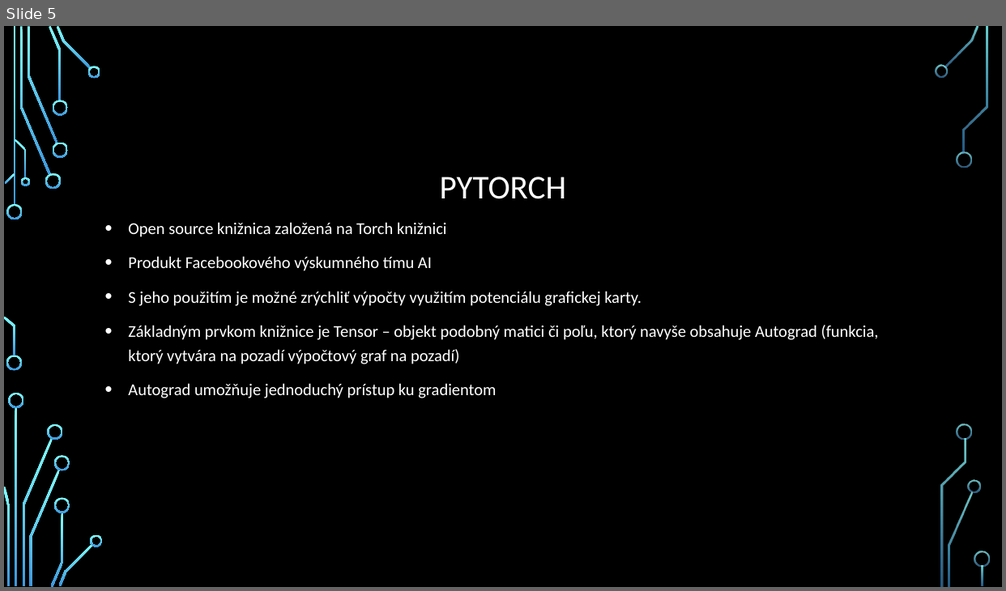
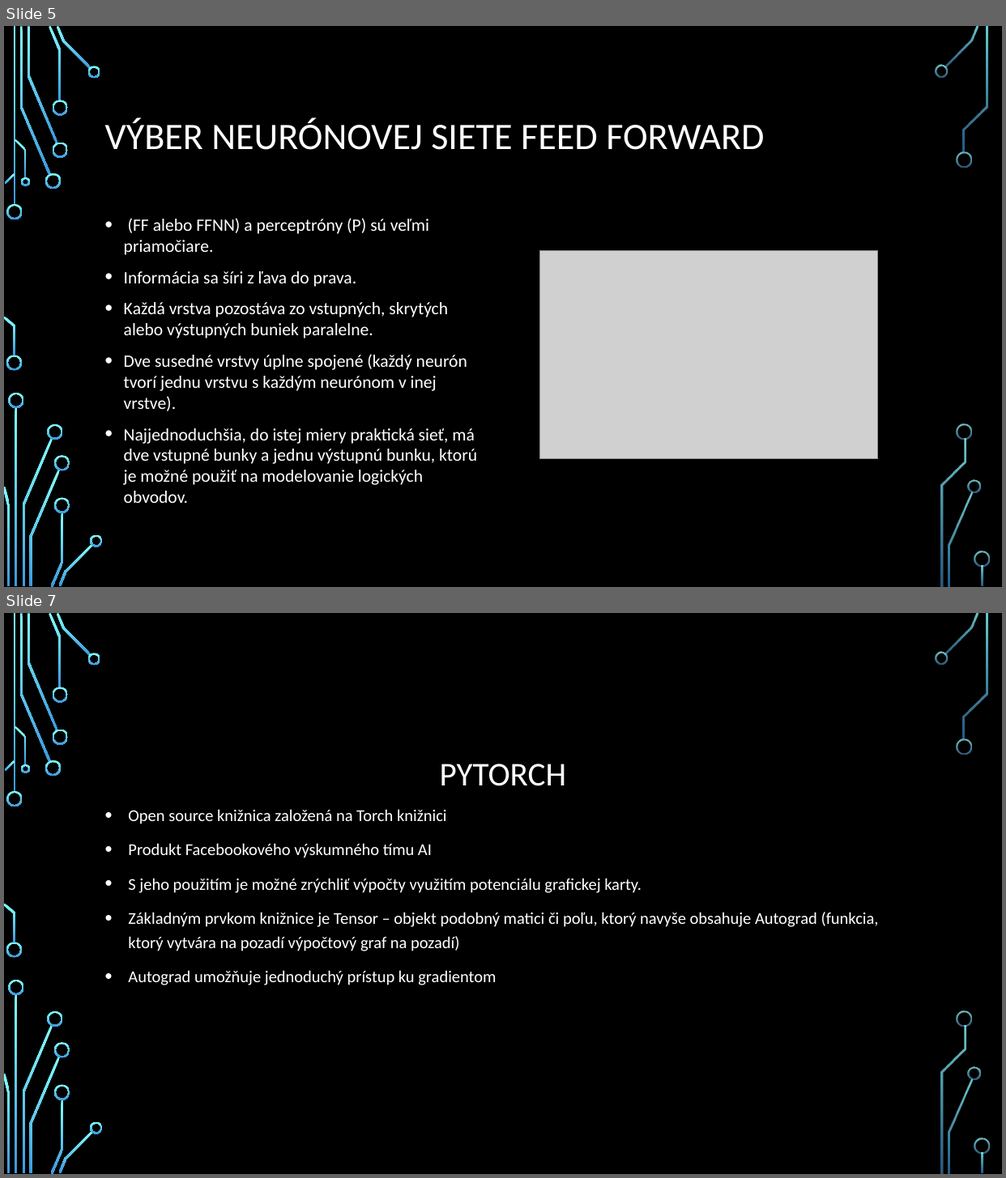
Before and after one commit to livi83/MNIST, a slide deck: prezentacia.pptx. Shown one above the other, each under a label of ours: slide 5 before the commit, slides 5 and 7 after it; the slides between them are not shown. The pictures are 1006x591 and 1006x1178 pixels, drawn with LibreOffice and Linux fonts; fonts in the diff are those of the drawing; grey boxes stand for pictures; background and template pictures are left out. Boxes give left, top, right and bottom in pixels: in the first picture for what was removed or moved away, otherwise in the second. Text is boxed around its words. In the diff, an @@ line names an element or a change of style, - is before the commit and + after.

```diff
--- a/prezentacia.pptx
+++ b/prezentacia.pptx
@@ slide 5 added at [4,26,1002,587], background picture (left out); not listed: 36 template elements that a slide beside it also shows @@
@@ title added at [105,118,764,150], 36 pt, text #FFFFFF @@
+VÝBER NEURÓNOVEJ SIETE FEED FORWARD
@@ text added at [124,218,477,503], 16.8 pt, text #FFFFFF @@
+• (FF alebo FFNN) a perceptróny (P) sú veľmi priamočiare.
+• Informácia sa šíri z ľava do prava.
+• Každá vrstva pozostáva zo vstupných, skrytých alebo výstupných buniek paralelne.
+• Dve susedné vrstvy úplne spojené (každý neurón tvorí jednu vrstvu s každým neurónom v inej vrstve).
+• Najjednoduchšia, do istej miery praktická sieť, má dve vstupné bunky a jednu výstupnú bunku, ktorú je možné použiť na modelovanie logických obvodov.
@@ picture added at [540,251,879,459] @@
@@ what was slide 5 is now slide 7 @@
```
Also in this commit, not shown: 3 slides changed, 2 other slides added, 1 other file.
